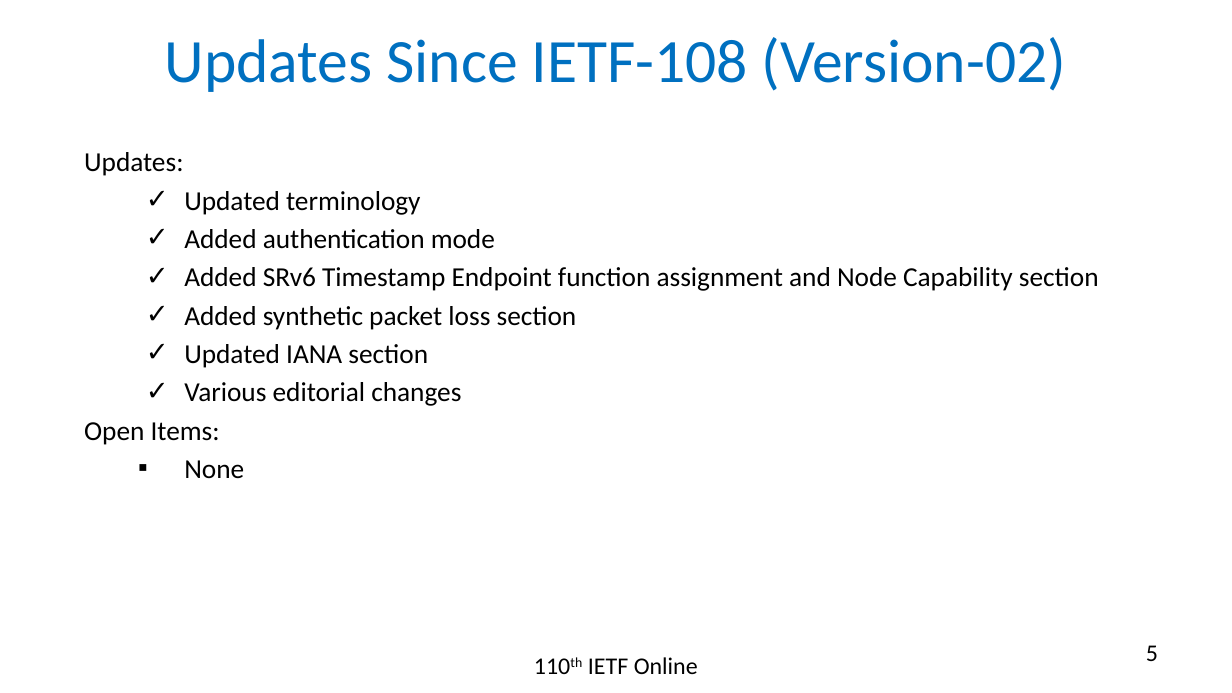
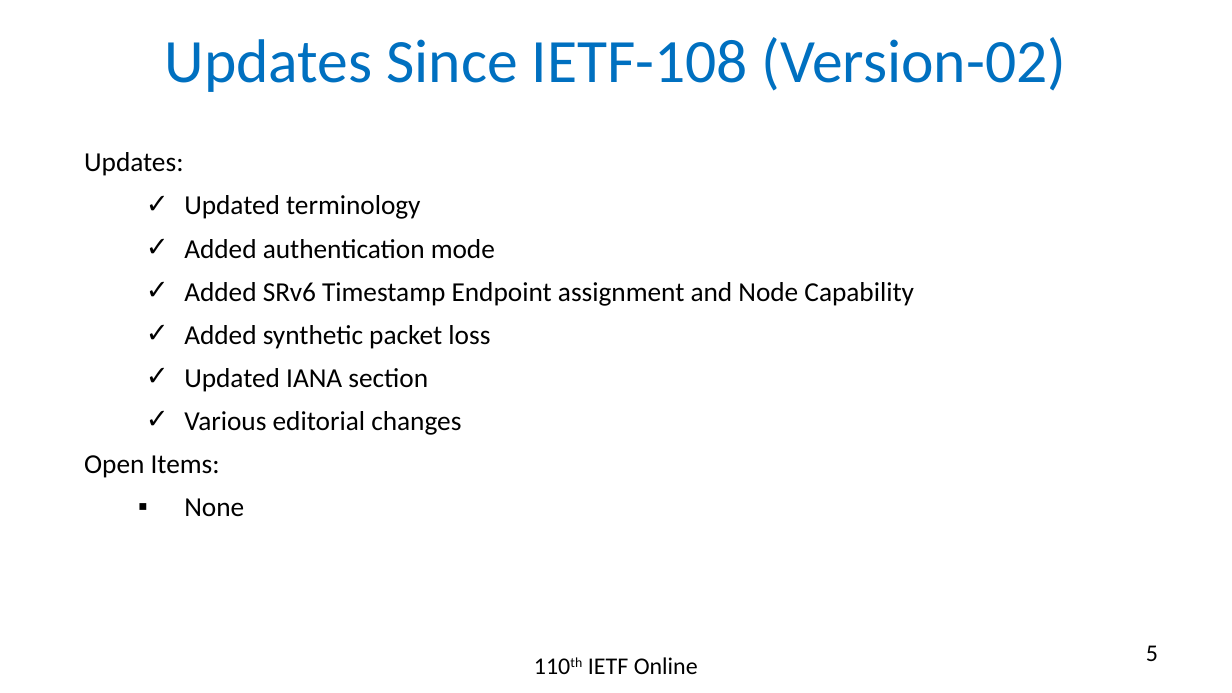
Before and after one commit to rakgandhi/ietf-slides, a slide deck: slide 5 of draft-gandhi-spring-sr-enhanced-plm-04.pptx. Drawn at 1232x693 pixels with LibreOffice and Linux fonts; fonts in the diff are those of the drawing. Boxes give left, top, right and bottom in pixels: in the first picture for what was removed or moved away, otherwise in the second. Text is boxed around its words. In the diff, an @@ line names an element or a change of style, - is before the commit and + after.

```diff
--- a/draft-gandhi-spring-sr-enhanced-plm-04.pptx
+++ b/draft-gandhi-spring-sr-enhanced-plm-04.pptx
@@ text at (x1=84, y1=152, x2=495, y2=517): more space between paragraphs @@
@@ text at (x1=184, y1=282, x2=914, y2=349): text changed @@
-  ✓ Added SRv6 Timestamp Endpoint function assignment and Node Capability section
-  ✓ Added synthetic packet loss section
+  ✓ Added SRv6 Timestamp Endpoint assignment and Node Capability
+  ✓ Added synthetic packet loss
```
Also in this commit, not shown: 2 other slides changed, 2 slides removed, 1 other file.
